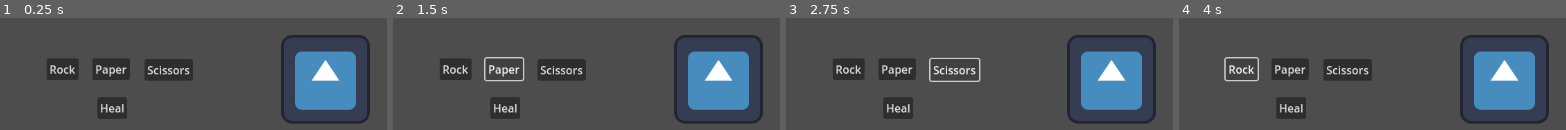
Above: before the commit, frames 1-4 (left to right).
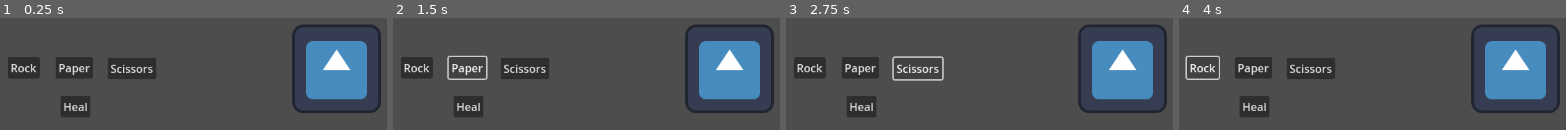
Above: after the commit, the same moments.

Repository: We-Are-Gamers/LD54
Game: Godot game, scene res://rpg/test_scene.tscn
Two runs of this game, one before a commit and one after it. Both use one fixed random seed, a clock stepped at 60 frames per second and the inputs below. Before the commit the project starts from res://test_scene.tscn. The engine's default icon, where the game draws it, is replaced by a stand-in: a white triangle on a blue panel in a dark square.
Inputs:
- Up to frame 1 (0.25 s): no input
- Up to frame 2 (1.5 s): click "Rock" at 0.5 s; click "Paper" at 1.25 s
- Up to frame 3 (2.75 s): click "Scissors" at 2 s
- Up to frame 4 (4 s): click "Heal" at 2.75 s; click "Rock" at 3.5 s

The runs differ from the first frame. In frame 1, 20% of the frame differs, in the area x 2-99%, y 6-95%; in frame 2, 20%; in frame 3, 19%; in frame 4, 19%.

Commit message:
move game stuff to rpg folder

Diff:
--- a/action_menu.tscn
+++ /dev/null
@@ -1,36 +0,0 @@
-[gd_scene load_steps=2 format=3 uid="uid://bxh5538ht0b3j"]
-
-[ext_resource type="Script" path="res://menu_handler.gd" id="1_trr1x"]
-
-[node name="ActionMenu" type="Node2D"]
-script = ExtResource("1_trr1x")
-
-[node name="Rock" type="Button" parent="."]
-offset_right = 8.0
-offset_bottom = 8.0
-text = "Rock"
-
-[node name="Paper" type="Button" parent="."]
-offset_left = 66.0
-offset_right = 120.0
-offset_bottom = 31.0
-text = "Paper"
-
-[node name="Scissors" type="Button" parent="."]
-offset_left = 141.0
-offset_top = 1.0
-offset_right = 211.0
-offset_bottom = 32.0
-text = "Scissors"
-
-[node name="Heal" type="Button" parent="."]
-offset_left = 73.0
-offset_top = 56.0
-offset_right = 116.0
-offset_bottom = 87.0
-text = "Heal"
-
-[connection signal="pressed" from="Rock" to="." method="_on_rock_pressed"]
-[connection signal="pressed" from="Paper" to="." method="_on_paper_pressed"]
-[connection signal="pressed" from="Scissors" to="." method="_on_scissors_pressed"]
-[connection signal="pressed" from="Heal" to="." method="_on_heal_pressed"]
--- a/project.godot
+++ b/project.godot
@@ -11,7 +11,7 @@
 [application]
 
 config/name="LD54"
-run/main_scene="res://test_scene.tscn"
+run/main_scene="res://rpg/test_scene.tscn"
 config/features=PackedStringArray("4.1", "GL Compatibility")
 config/icon="res://resources/icon.svg"
 
--- /dev/null
+++ b/rpg/action_menu.tscn
@@ -0,0 +1,49 @@
+[gd_scene load_steps=2 format=3 uid="uid://bxh5538ht0b3j"]
+
+[ext_resource type="Script" path="res://rpg/menu_handler.gd" id="1_66m3q"]
+
+[node name="ActionMenu" type="Node2D"]
+script = ExtResource("1_66m3q")
+
+[node name="Control" type="Control" parent="."]
+layout_mode = 3
+anchors_preset = 0
+offset_left = 49.0
+offset_top = 49.0
+offset_right = 89.0
+offset_bottom = 89.0
+
+[node name="Rock" type="Button" parent="Control"]
+layout_mode = 0
+offset_left = -3.0
+offset_right = 43.0
+offset_bottom = 31.0
+text = "Rock"
+
+[node name="Paper" type="Button" parent="Control"]
+layout_mode = 0
+offset_left = 66.0
+offset_right = 120.0
+offset_bottom = 31.0
+text = "Paper"
+
+[node name="Scissors" type="Button" parent="Control"]
+layout_mode = 0
+offset_left = 141.0
+offset_top = 1.0
+offset_right = 211.0
+offset_bottom = 32.0
+text = "Scissors"
+
+[node name="Heal" type="Button" parent="Control"]
+layout_mode = 0
+offset_left = 73.0
+offset_top = 56.0
+offset_right = 116.0
+offset_bottom = 87.0
+text = "Heal"
+
+[connection signal="pressed" from="Control/Rock" to="." method="_on_rock_pressed"]
+[connection signal="pressed" from="Control/Paper" to="." method="_on_paper_pressed"]
+[connection signal="pressed" from="Control/Scissors" to="." method="_on_scissors_pressed"]
+[connection signal="pressed" from="Control/Heal" to="." method="_on_heal_pressed"]
--- a/health_bar.tscn
+++ b/rpg/health_bar.tscn
@@ -3,10 +3,10 @@
 [node name="Health Bar" type="Node2D"]
 
 [node name="VBoxContainer" type="VBoxContainer" parent="."]
-offset_left = 19.0
-offset_top = 36.0
-offset_right = 59.0
-offset_bottom = 76.0
+offset_left = 64.0
+offset_top = 47.0
+offset_right = 307.0
+offset_bottom = 183.0
 
 [node name="ProgressBar" type="ProgressBar" parent="VBoxContainer"]
 layout_mode = 2
--- a/player.tscn
+++ b/rpg/player.tscn
@@ -1,11 +1,11 @@
 [gd_scene load_steps=3 format=3 uid="uid://ddmaq0s288vp4"]
 
-[ext_resource type="Script" path="res://player.gd" id="1_1p0hc"]
-[ext_resource type="Texture2D" uid="uid://daj0dmdfuyb5f" path="res://resources/icon.svg" id="2_i8td5"]
+[ext_resource type="Script" path="res://rpg/player.gd" id="1_hha6m"]
+[ext_resource type="Texture2D" uid="uid://daj0dmdfuyb5f" path="res://resources/icon.svg" id="2_bntfx"]
 
 [node name="Player" type="Node2D"]
 position = Vector2(297, 224)
-script = ExtResource("1_1p0hc")
+script = ExtResource("1_hha6m")
 max_health = 10
 heal_amount = 2
 rock_power = 1
--- a/test_scene.tscn
+++ b/rpg/test_scene.tscn
@@ -1,14 +1,14 @@
 [gd_scene load_steps=3 format=3 uid="uid://bdgqmxnvkmncq"]
 
-[ext_resource type="PackedScene" uid="uid://bxh5538ht0b3j" path="res://action_menu.tscn" id="1_mby8h"]
+[ext_resource type="PackedScene" uid="uid://bxh5538ht0b3j" path="res://rpg/action_menu.tscn" id="1_mby8h"]
 [ext_resource type="PackedScene" uid="uid://ddmaq0s288vp4" path="res://player.tscn" id="2_pw7o6"]
 
 [node name="test_scene" type="Node2D"]
 
 [node name="ActionMenu" parent="." instance=ExtResource("1_mby8h")]
-position = Vector2(187, 119)
+position = Vector2(85, 68)
 
 [node name="Player" parent="." instance=ExtResource("2_pw7o6")]
-position = Vector2(589, 152)
+position = Vector2(605, 137)
 
 [connection signal="button_action" from="ActionMenu" to="Player" method="_on_action_menu_button_action"]
Not shown: 1 places in game_scene.tscn that only renumber resources
Renamed: attack_button.gd -> rpg/attack_button.gd
Renamed: menu_handler.gd -> rpg/menu_handler.gd
Renamed: player.gd -> rpg/player.gd
Not shown: 1 places in rpg/player.tscn that only renumber resources
